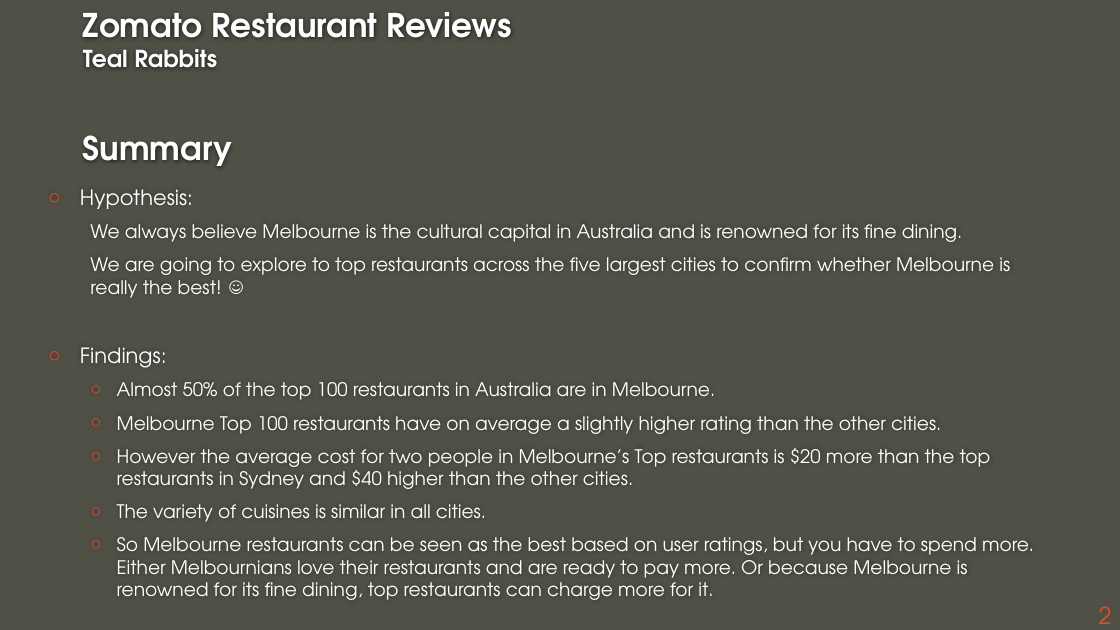
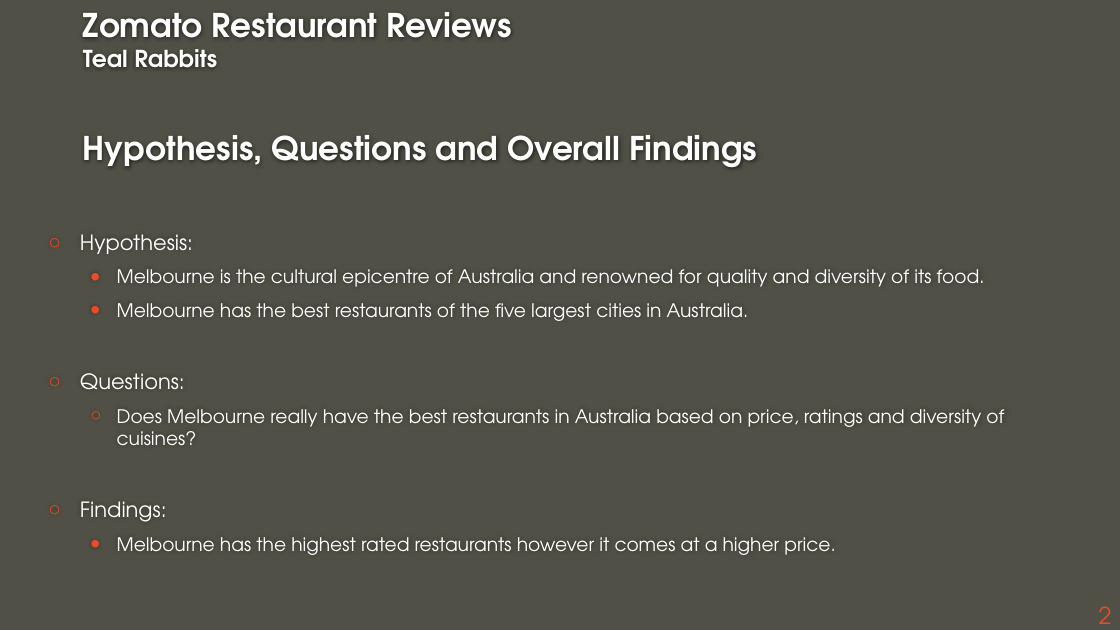
Before and after one commit to ashdrayton/Zomato-Restaurants-Reviews, a slide deck: slide 2 of Final notebooks/Zomato_Presentation_EW_20200712.pptx. Drawn at 1120x630 pixels with LibreOffice and Linux fonts; fonts in the diff are those of the drawing; background and template pictures are left out. Boxes give left, top, right and bottom in pixels: in the first picture for what was removed or moved away, otherwise in the second. Text is boxed around its words. In the diff, an @@ line names an element or a change of style, - is before the commit and + after.

```diff
--- a/Final notebooks/Zomato_Presentation_EW_20200712.pptx
+++ b/Final notebooks/Zomato_Presentation_EW_20200712.pptx
@@ title at [83,12,757,167]: text changed @@
-Zomato Restaurant Reviews
-Teal Rabbits
-Summary
+Zomato Restaurant Reviews
+Teal Rabbits
+Hypothesis, Questions and Overall Findings
@@ text at [80,269,1004,445]: text changed @@
-  We always believe Melbourne is the cultural capital in Australia and is renowned for its fine dining.
-  We are going to explore to top restaurants across the five largest cities to confirm whether Melbourne is really the best! ☺
+  • Melbourne is the cultural epicentre of Australia and renowned for quality and diversity of its food.
+  • Melbourne has the best restaurants of the five largest cities in Australia.
+○ Questions:
+  ○ Does Melbourne really have the best restaurants in Australia based on price, ratings and diversity of cuisines?
@@ text at [117,537,835,555]: text changed @@
-  ○ Almost 50% of the top 100 restaurants in Australia are in Melbourne.
-  ○ Melbourne Top 100 restaurants have on average a slightly higher rating than the other cities.
-  ○ However the average cost for two people in Melbourne’s Top restaurants is $20 more than the top restaurants in Sydney and $40 higher than the other cities.
-  ○ The variety of cuisines is similar in all cities.
-  ○ So Melbourne restaurants can be seen as the best based on user ratings, but you have to spend more. Either Melbournians love their restaurants and are ready to pay more. Or because Melbourne is renowned for its fine dining, top restaurants can charge more for it.
+  • Melbourne has the highest rated restaurants however it comes at a higher price.
```
Also in this commit, not shown: 6 other slides changed, 4 slides added, 3 slides removed, 5 other files.
